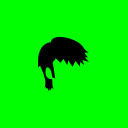
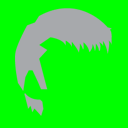
Layered file, before and after one edit (128 × 128). Changes by layer:
added layer "Layer 10" above "Layer 9" over [15, 8, 112, 116]
hid "Layer 8" over [38, 37, 89, 91]
